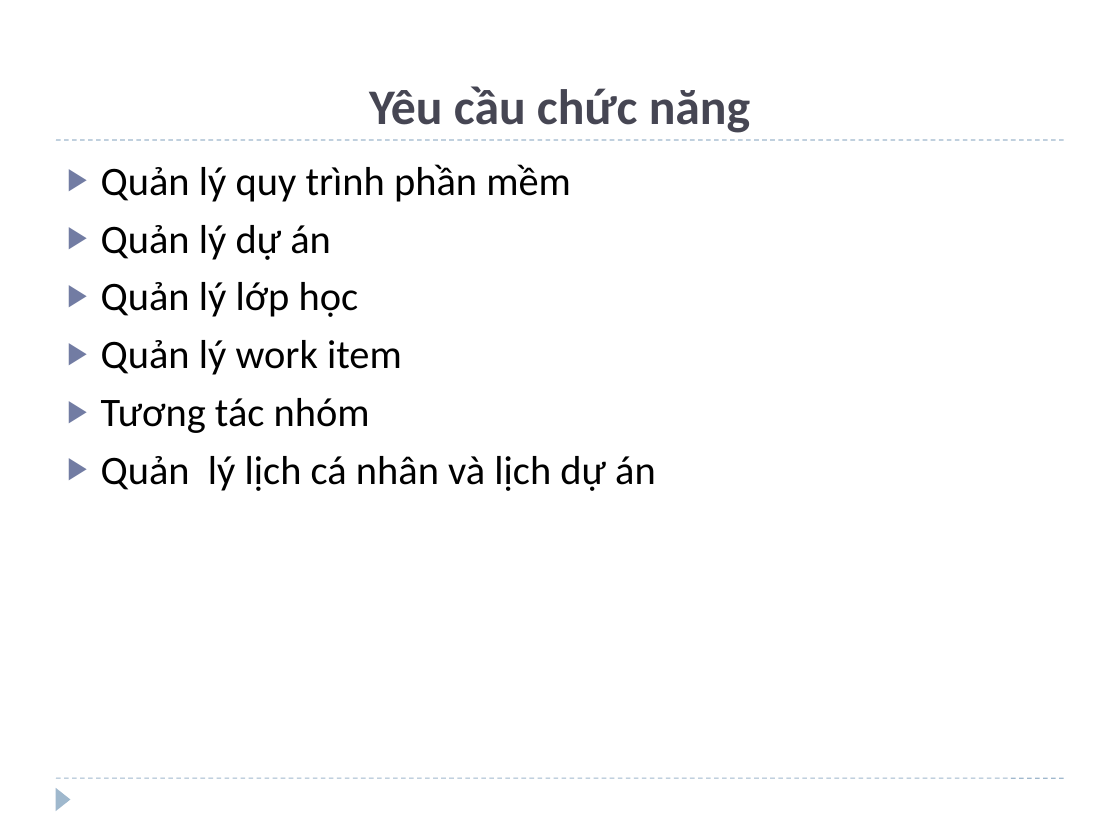
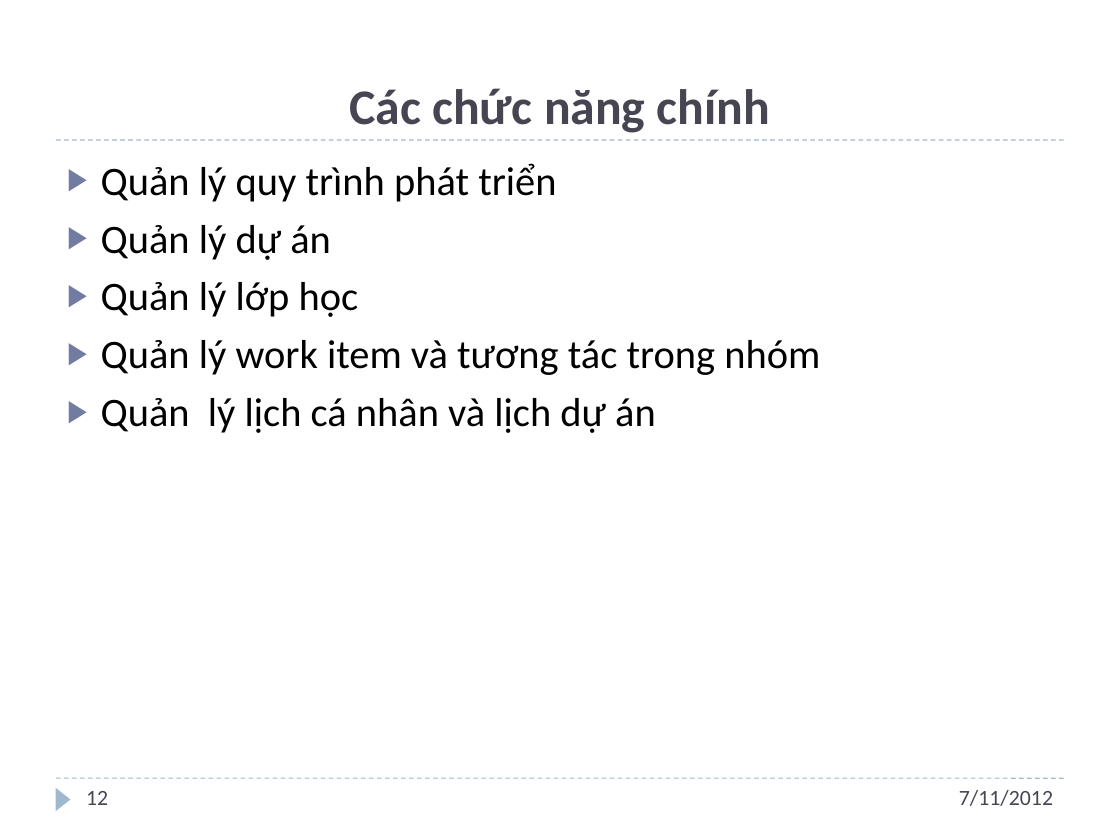
Before and after one commit to andungtra/he-thong-quan-ly-tuong-tac, a slide deck: slide 12 of Report/ppt/Presentation.pptx (slide 9 before the commit). Drawn at 1120x840 pixels with LibreOffice and Linux fonts; fonts in the diff are those of the drawing; background and template pictures are left out. Boxes give left, top, right and bottom in pixels: in the first picture for what was removed or moved away, otherwise in the second. Text is boxed around its words. In the diff, an @@ line names an element or a change of style, - is before the commit and + after.

```diff
--- a/Report/ppt/Presentation.pptx
+++ b/Report/ppt/Presentation.pptx
@@ title at [349,88,770,133]: text changed @@
-Yêu cầu chức năng
+Các chức năng chính
@@ text at [101,163,556,202]: text changed @@
-▶ Quản lý quy trình phần mềm
+▶ Quản lý quy trình phát triển
@@ text at [101,340,820,375]: text changed @@
-▶ Quản lý work item
-▶ Tương tác nhóm
+▶ Quản lý work item và tương tác trong nhóm
@@ page number added at [86,791,108,805], 14 pt, text #464653 @@
+12
@@ text added at [959,790,1053,806], 14 pt, text #464653 @@
+7/11/2012
```
Also in this commit, not shown: 15 other slides changed, 17 slides added, 6 slides removed.
